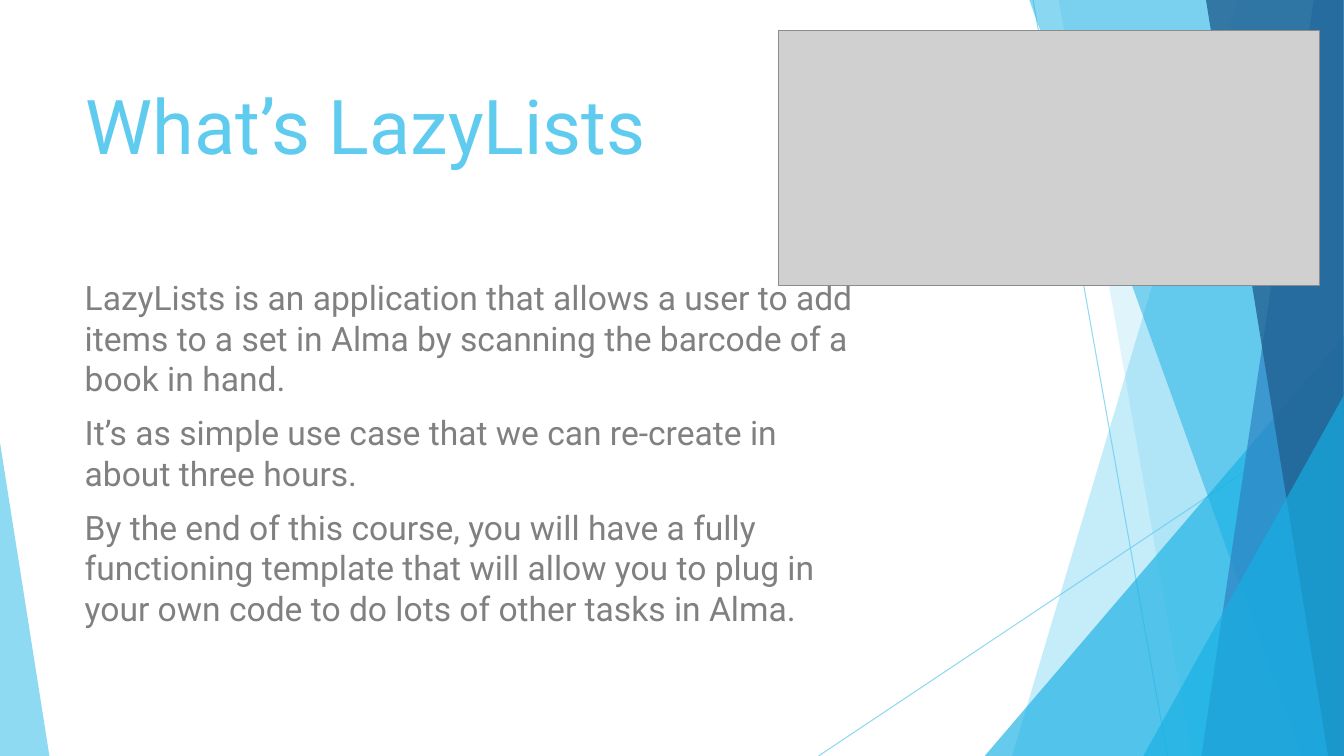
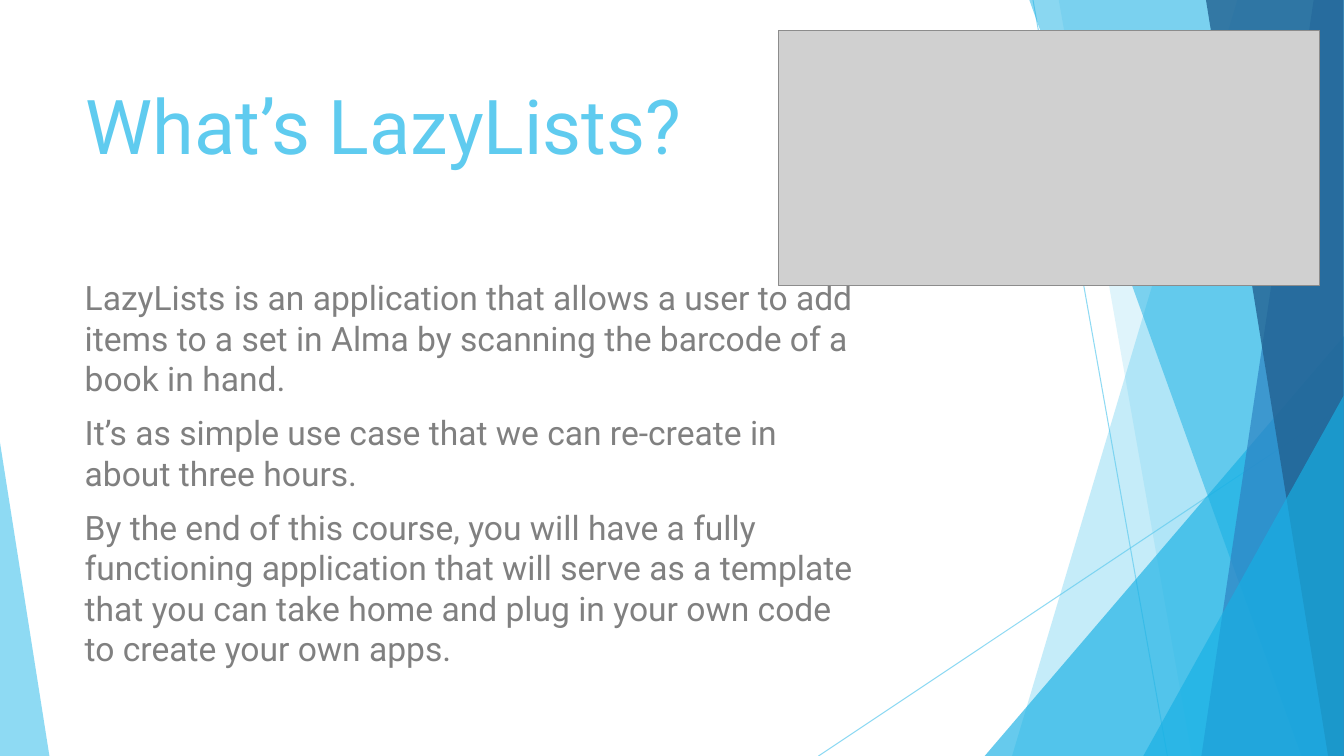
Before and after one commit to MrJeremyHobbs/ELUNA-2019-Dev-Days-Alma-Course, a slide deck: slide 3 of slides/ELUNA-2019-Dev-Days-Alma-Course.pptx (slide 4 before the commit). Drawn at 1344x756 pixels with LibreOffice and Linux fonts; fonts in the diff are those of the drawing; grey boxes stand for pictures. Boxes give left, top, right and bottom in pixels: in the first picture for what was removed or moved away, otherwise in the second. Text is boxed around its words. In the diff, an @@ line names an element or a change of style, - is before the commit and + after.

Commit message:
updated course materials

```diff
--- a/slides/ELUNA-2019-Dev-Days-Alma-Course.pptx
+++ b/slides/ELUNA-2019-Dev-Days-Alma-Course.pptx
@@ title at [86, 97, 681, 170]: text changed @@
-What’s LazyLists
+What’s LazyLists?
@@ text at [85, 514, 852, 668]: text changed @@
-By the end of this course, you will have a fully functioning template that will allow you to plug in your own code to do lots of other tasks in Alma.
+By the end of this course, you will have a fully functioning application that will serve as a template that you can take home and plug in your own code to create your own apps.
```
Also in this commit, not shown: 2 other slides changed, 6 slides added, 1 slide removed, 13 other files.
